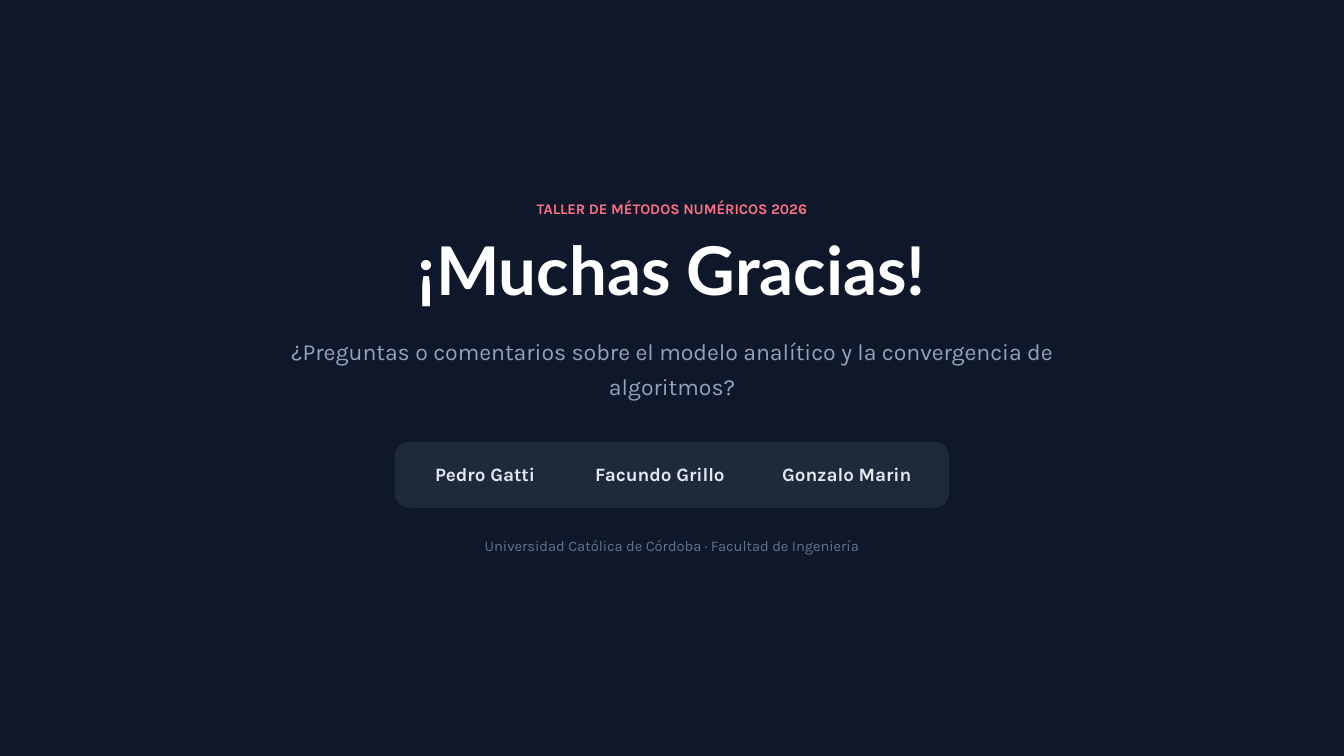
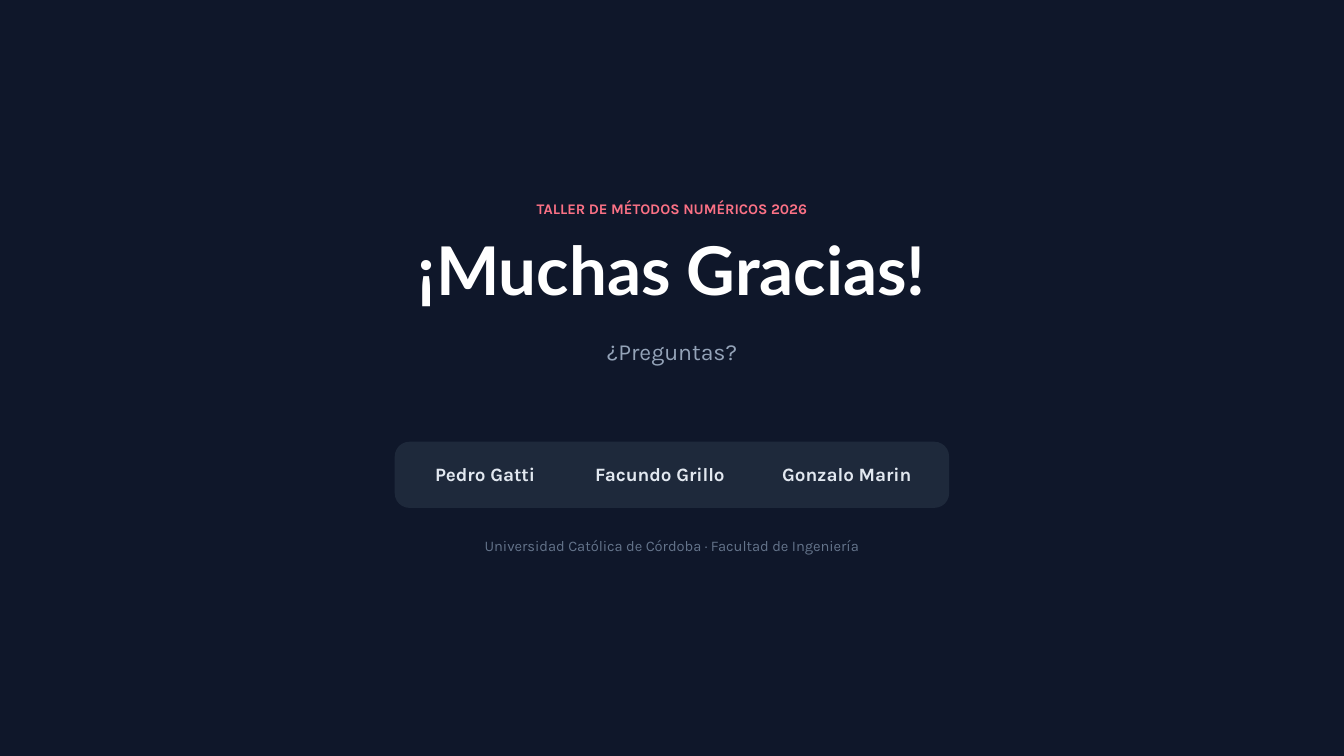
Before and after one commit to PedroGattiUCC/metodos-numericos-rosa-pastel, a slide deck: slide 14 of ENTREGABLES/Presentacion_Rosa_Pastel_Metodos_Numericos.pptx. Drawn at 1344x756 pixels with LibreOffice and Linux fonts; fonts in the diff are those of the drawing. Boxes give left, top, right and bottom in pixels: in the first picture for what was removed or moved away, otherwise in the second. Text is boxed around its words. In the diff, an @@ line names an element or a change of style, - is before the commit and + after.

```diff
--- a/ENTREGABLES/Presentacion_Rosa_Pastel_Metodos_Numericos.pptx
+++ b/ENTREGABLES/Presentacion_Rosa_Pastel_Metodos_Numericos.pptx
@@ text at (x1=607, y1=345, x2=737, y2=366): text changed @@
-¿Preguntas o comentarios sobre el modelo analítico y la convergencia de algoritmos?
+¿Preguntas?
```
Also in this commit, not shown: 8 other slides changed, 8 other files.
